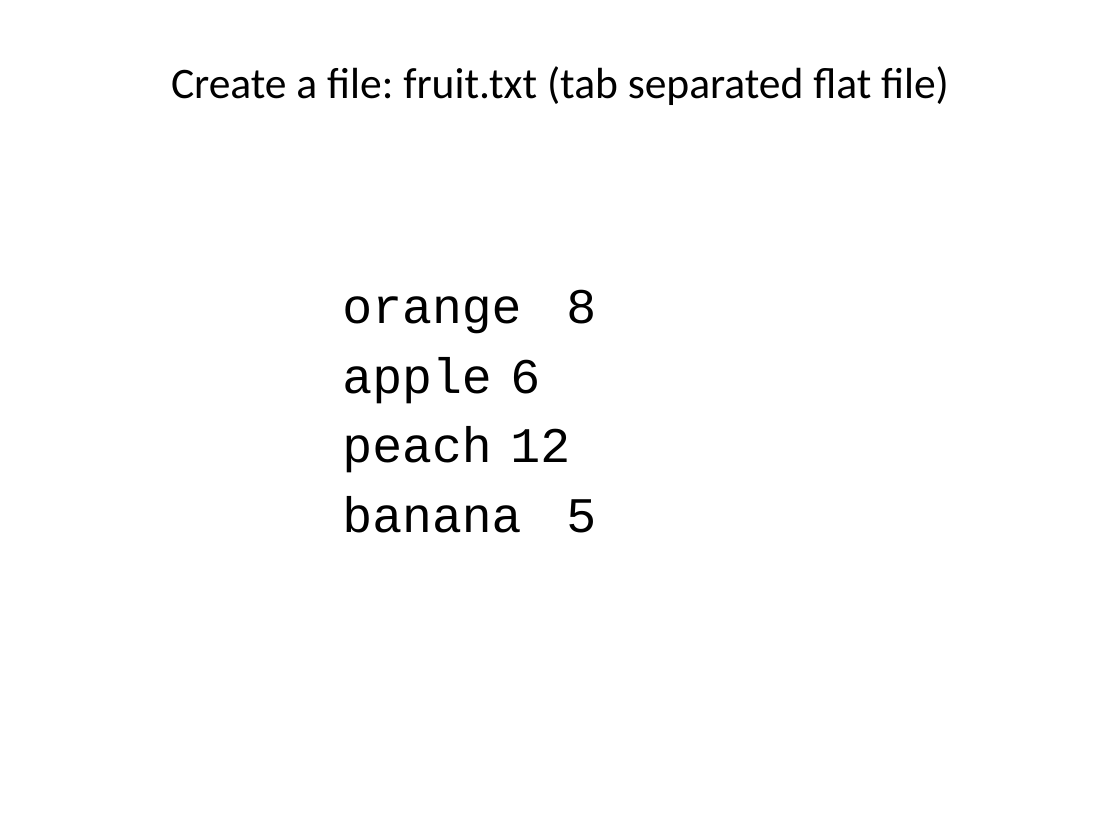
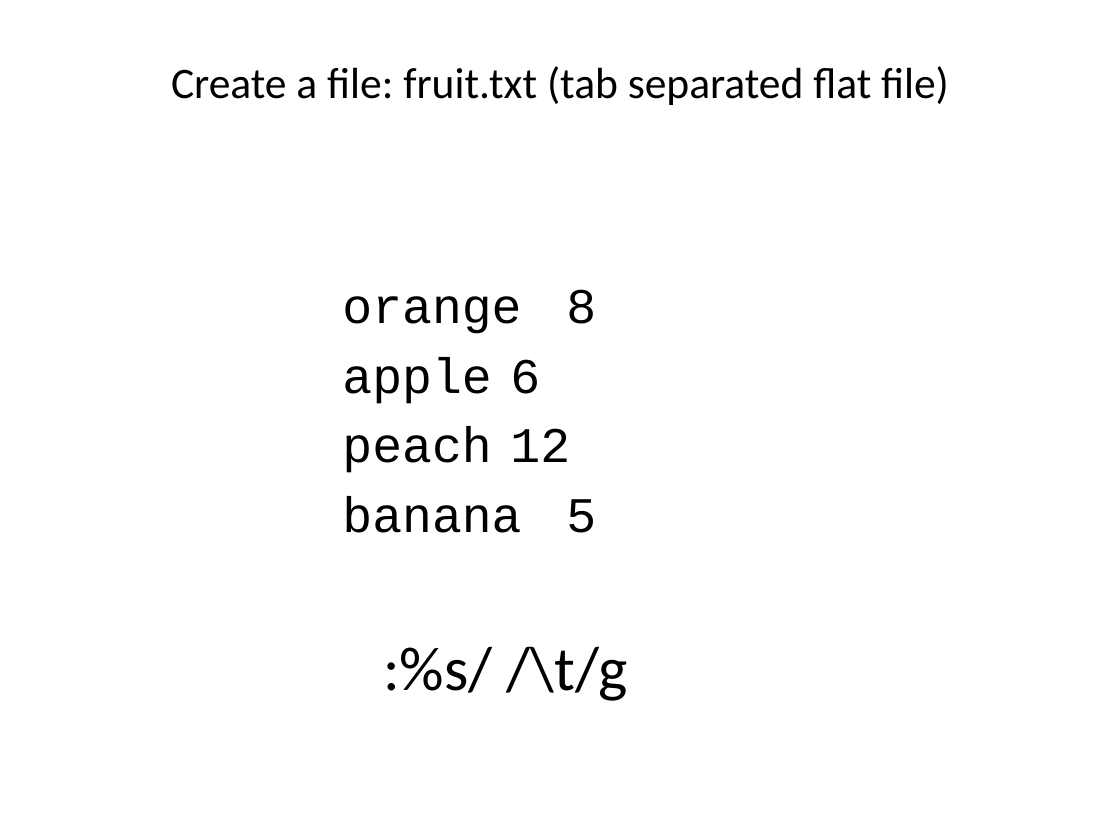
Before and after one commit to liu3zhenlab/teaching, a slide deck: slide 13 of PLPTH813Bioinformatis/2021/labs/lab02_unix.pptx. Drawn at 1120x840 pixels with LibreOffice and Linux fonts; fonts in the diff are those of the drawing. Boxes give left, top, right and bottom in pixels: in the first picture for what was removed or moved away, otherwise in the second. Text is boxed around its words. In the diff, an @@ line names an element or a change of style, - is before the commit and + after.

```diff
--- a/PLPTH813Bioinformatis/2021/labs/lab02_unix.pptx
+++ b/PLPTH813Bioinformatis/2021/labs/lab02_unix.pptx
@@ text added at (383,646,628,701), 40 pt, text #000000 @@
+:%s/ /\t/g
```
Also in this commit, not shown: 4 other slides changed, 14 other files.
